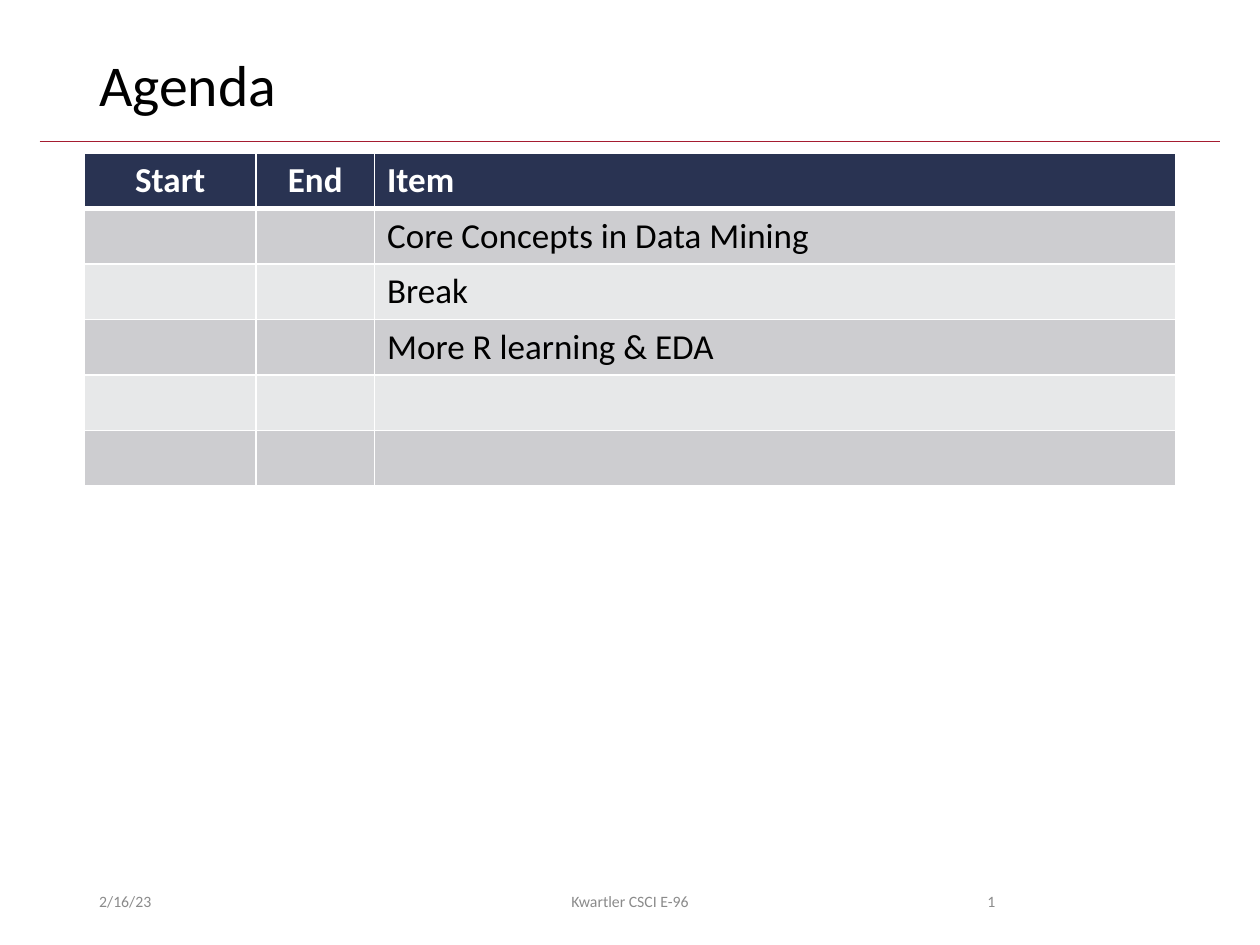
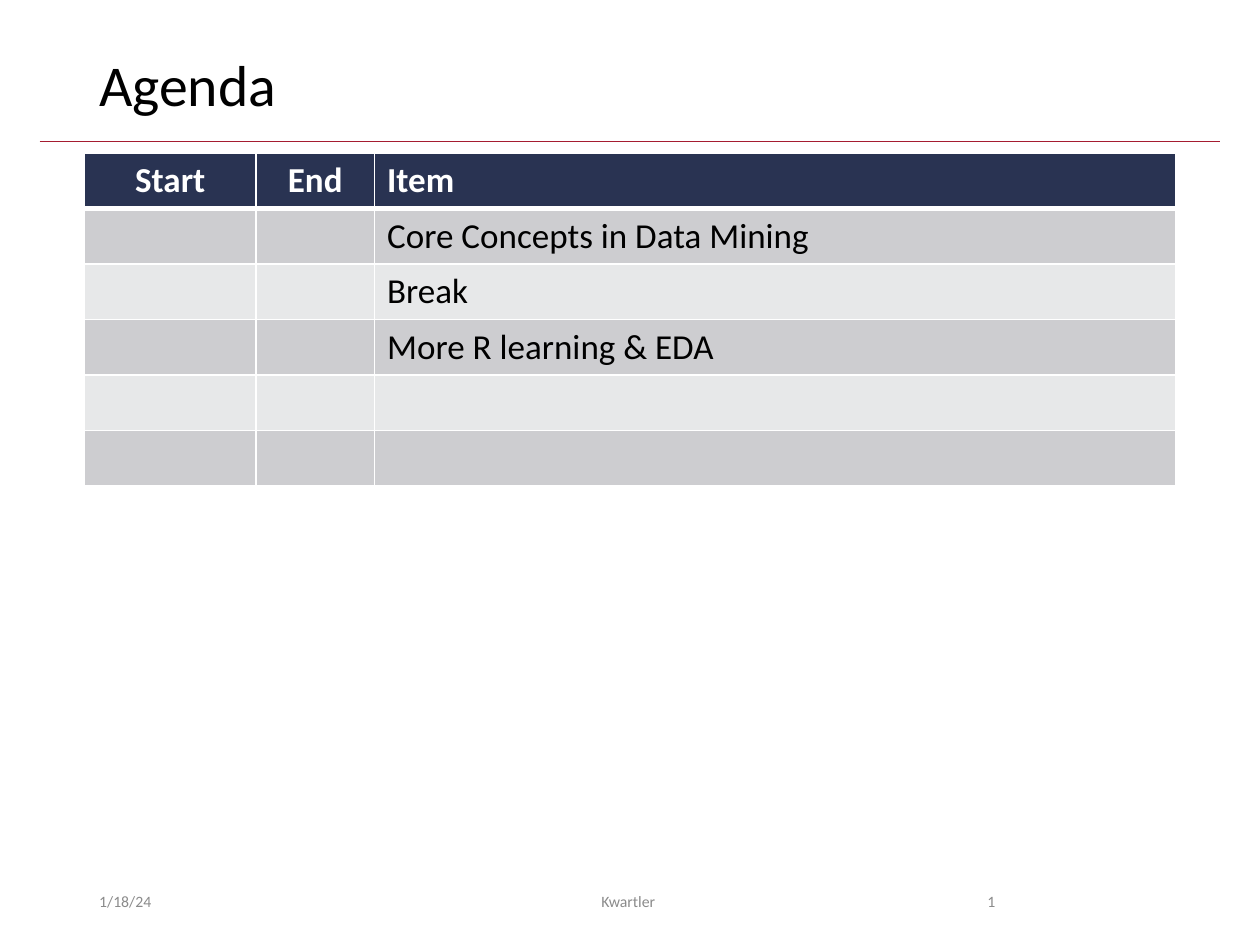
Before and after one commit to kwartler/Hult_Visualizing_Analyzing_Data_with_R, a slide deck: slide 1 of Lessons/B_Intro_to_Analytics/B_EDA_Practice.pptx. Drawn at 1260x945 pixels with LibreOffice and Linux fonts; fonts in the diff are those of the drawing. Boxes give left, top, right and bottom in pixels: in the first picture for what was removed or moved away, otherwise in the second. Text is boxed around its words. In the diff, an @@ line names an element or a change of style, - is before the commit and + after.

```diff
--- a/Lessons/B_Intro_to_Analytics/B_EDA_Practice.pptx
+++ b/Lessons/B_Intro_to_Analytics/B_EDA_Practice.pptx
@@ text at <box>99,896,151,908</box>: text changed @@
-2/16/23
+1/18/24
@@ text at <box>601,896,655,907</box>: text changed @@
-Kwartler CSCI E-96
+Kwartler
```
Also in this commit, not shown: 12 other slides changed, 9 other files.
